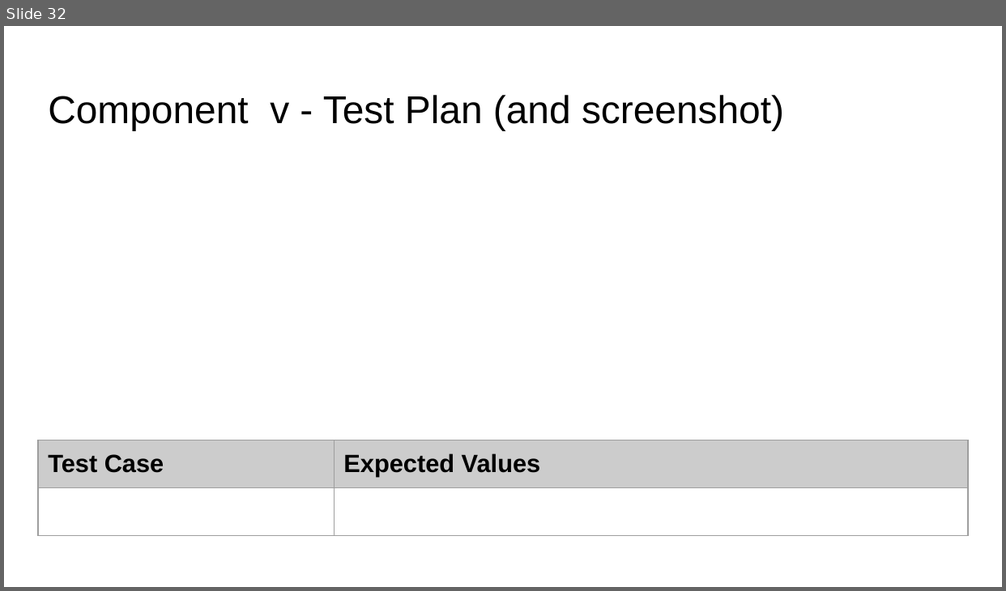
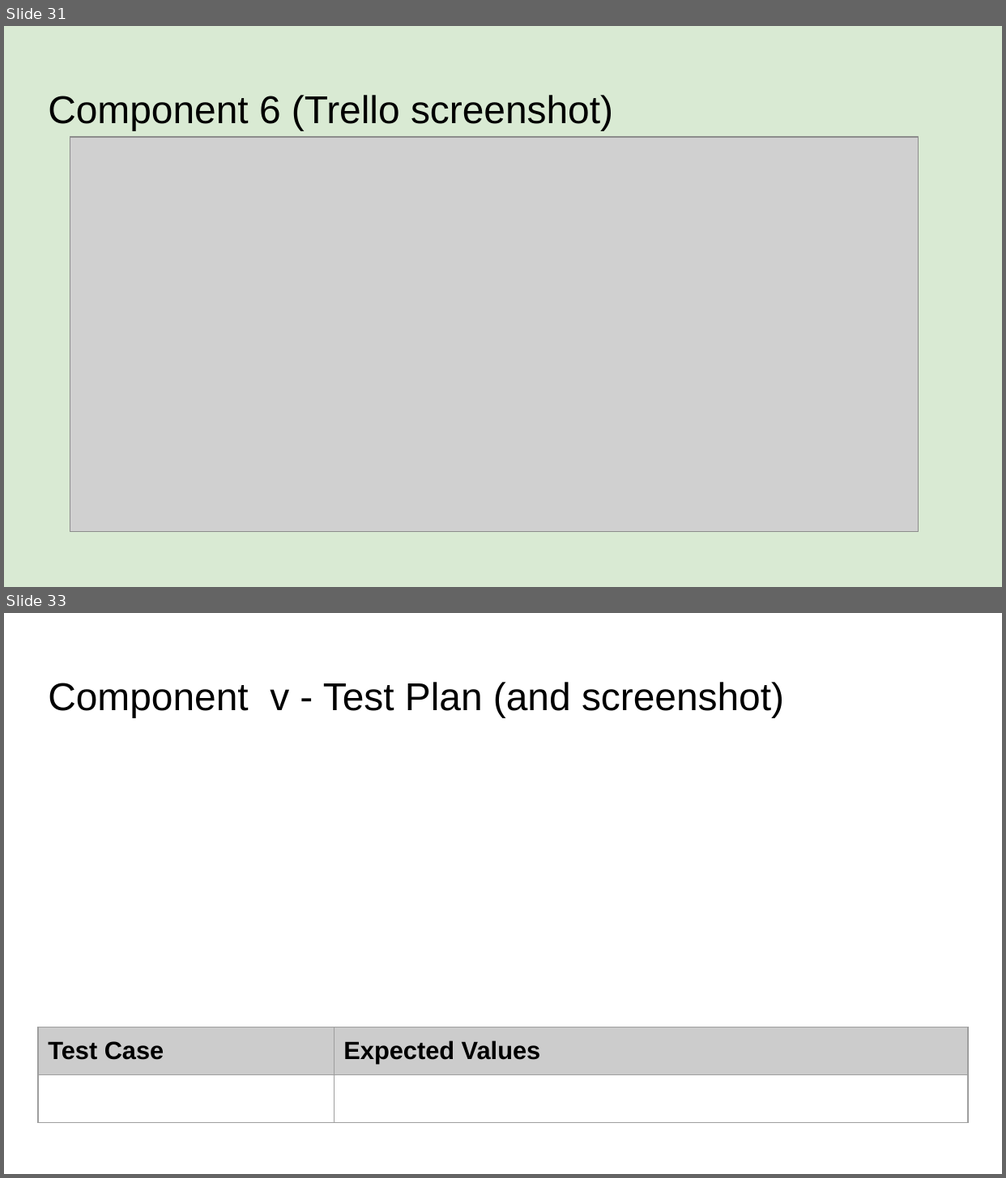
Before and after one commit to KaitlinEus/Pizza_bot, a slide deck: Python.pptx. Shown one above the other, each under a label of ours: slide 32 before the commit, slides 31 and 33 after it; the slides between them are not shown. The pictures are 1006x591 and 1006x1178 pixels, drawn with LibreOffice and Linux fonts; fonts in the diff are those of the drawing; grey boxes stand for pictures. Boxes give left, top, right and bottom in pixels: in the first picture for what was removed or moved away, otherwise in the second. Text is boxed around its words. In the diff, an @@ line names an element or a change of style, - is before the commit and + after.

```diff
--- a/Python.pptx
+++ b/Python.pptx
@@ slide 31 added at (x1=4, y1=26, x2=1002, y2=587), background #D9EAD3 @@
@@ title added at (x1=48, y1=95, x2=613, y2=130), 28 pt, text #000000 @@
+Component 6 (Trello screenshot)
@@ picture added at (x1=70, y1=137, x2=918, y2=532) @@
@@ what was slide 32 is now slide 33 @@
```
Also in this commit, not shown: 2 slides changed, 2 other files.
